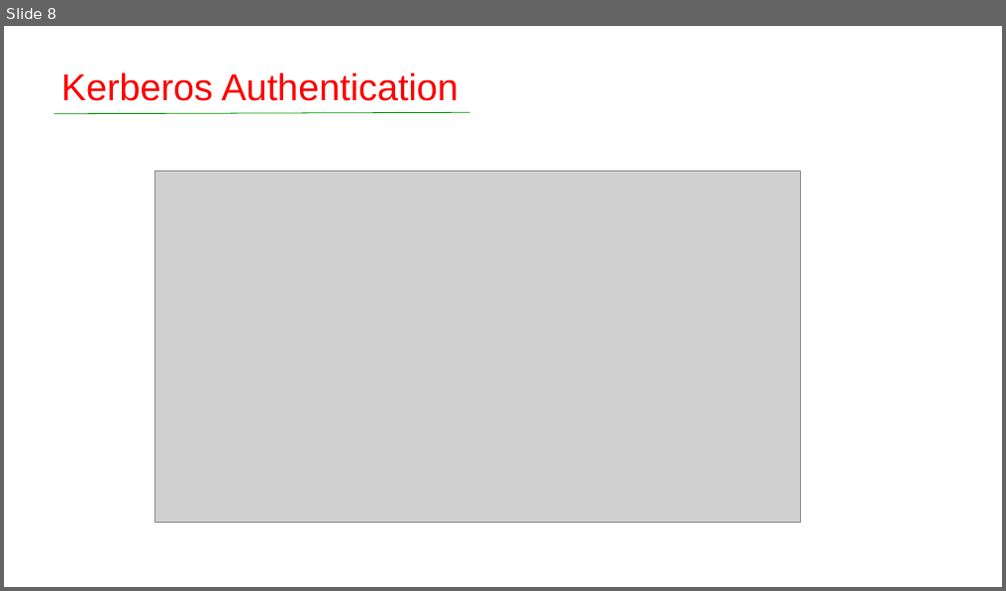
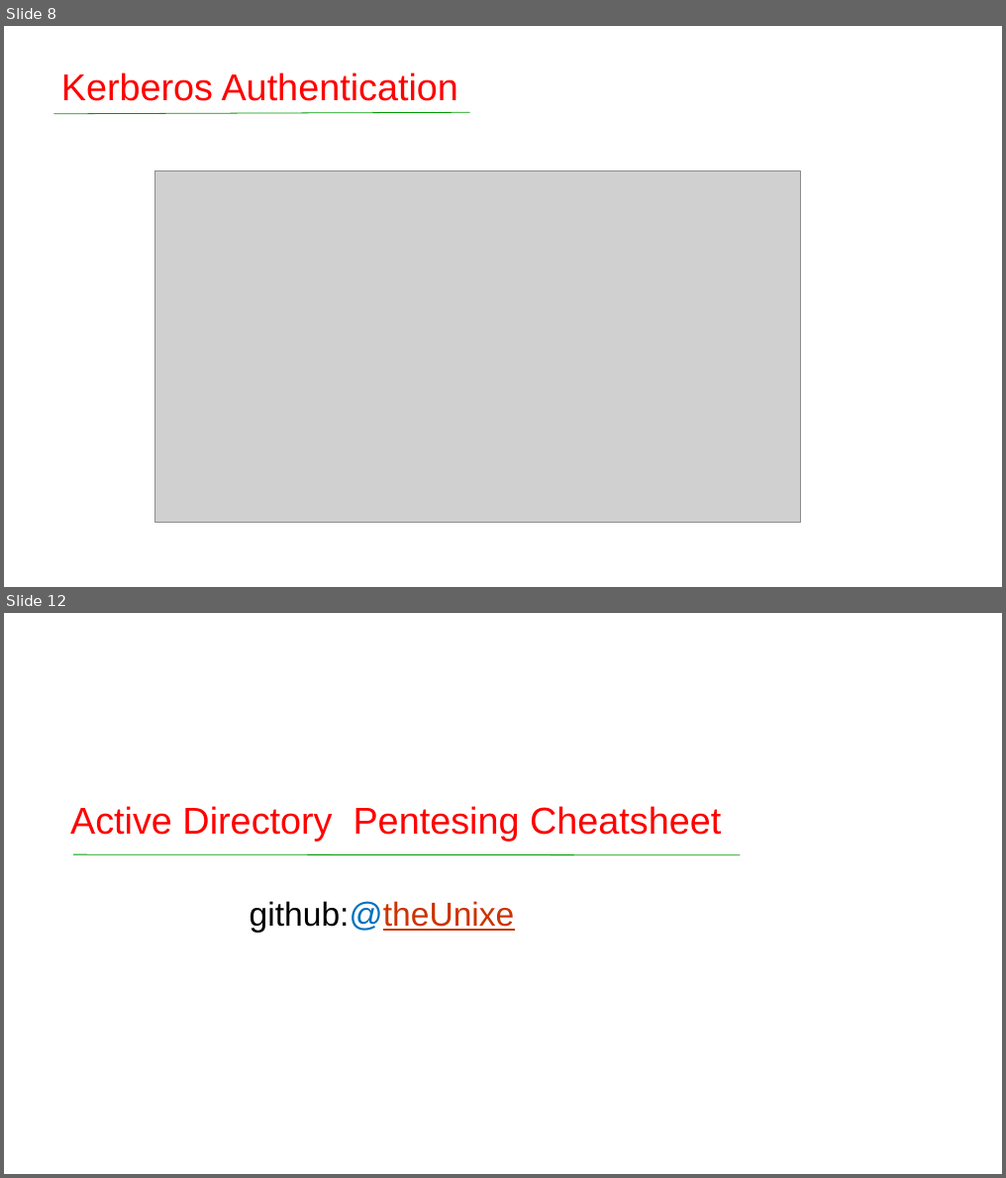
Before and after one commit to theUnixe/Active-Directory, a slide deck: Active Directory And Its Security Testing.pptx. Shown one above the other, each under a label of ours: slide 8 before the commit, slides 8 and 12 after it; the slides between them are not shown. The pictures are 1006x591 and 1006x1178 pixels, drawn with LibreOffice and Linux fonts; fonts in the diff are those of the drawing; grey boxes stand for pictures; background and template pictures are left out. Boxes give left, top, right and bottom in pixels: in the first picture for what was removed or moved away, otherwise in the second. Text is boxed around its words. In the diff, an @@ line names an element or a change of style, - is before the commit and + after.

```diff
--- a/Active Directory And Its Security Testing.pptx
+++ b/Active Directory And Its Security Testing.pptx
@@ slide 12 added at (4,613,1002,1174), background picture (left out) @@
@@ title added at (70,806,721,842), 36 pt, text #FF0000 @@
+Active Directory Pentesing Cheatsheet
@@ line added from (73, 855) to (740, 856), #009900 0.75 pt @@
@@ subtitle added at (250,901,515,933), 32 pt, text #CC3300 @@
+github:@theUnixe
```
Also in this commit, not shown: 6 other slides added, 1 slide removed.
